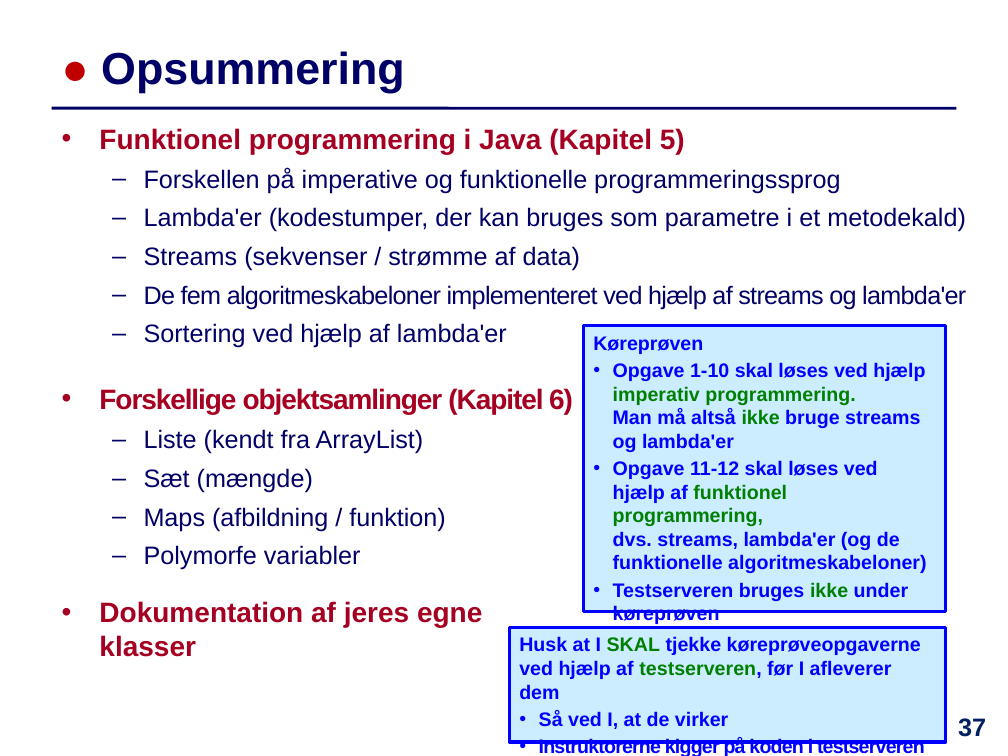
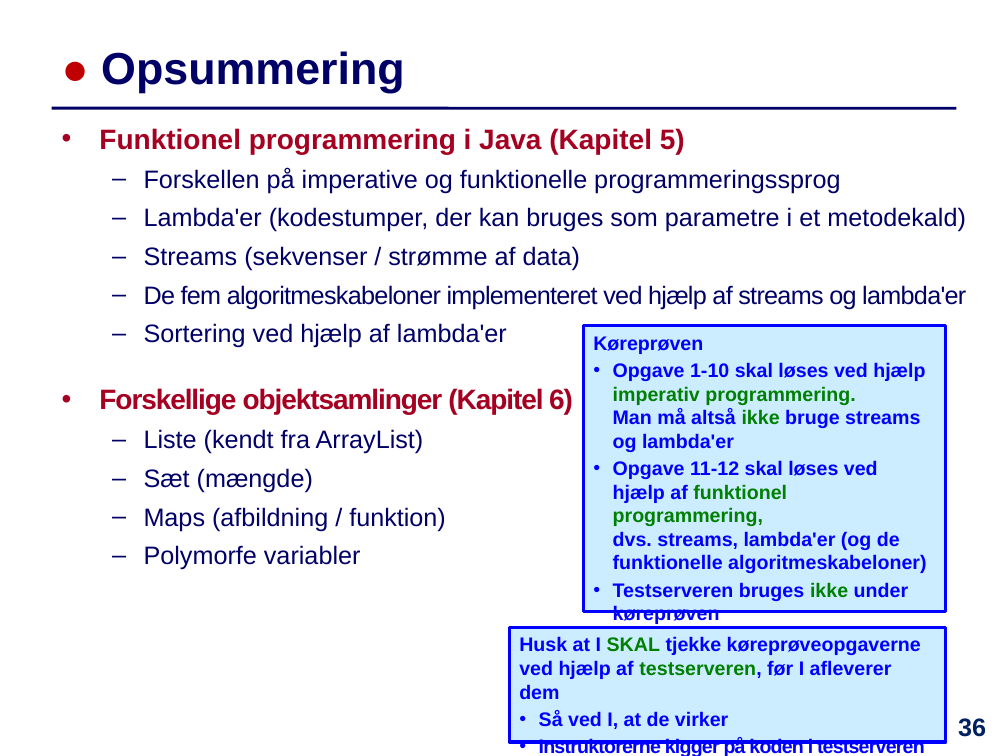
Before and after one commit to IntProgAU/Materiale, a slide deck: slide 36 of web/e24/uge_5b/Slides-Uge5-Torsdag.pptx (slide 37 before the commit). Drawn at 1008x756 pixels with LibreOffice and Linux fonts; fonts in the diff are those of the drawing. Boxes give left, top, right and bottom in pixels: in the first picture for what was removed or moved away, otherwise in the second. Text is boxed around its words. In the diff, an @@ line names an element or a change of style, - is before the commit and + after.

```diff
--- a/web/e24/uge_5b/Slides-Uge5-Torsdag.pptx
+++ b/web/e24/uge_5b/Slides-Uge5-Torsdag.pptx
@@ text at (x1=99, y1=601, x2=482, y2=657): paragraph removed @@
-• Dokumentation af jeres egne
-  klasser
@@ page number at (x1=958, y1=718, x2=986, y2=737): text changed @@
-37
+36
```
Also in this commit, not shown: 2 other slides changed, 1 slide removed, 1 other file.
